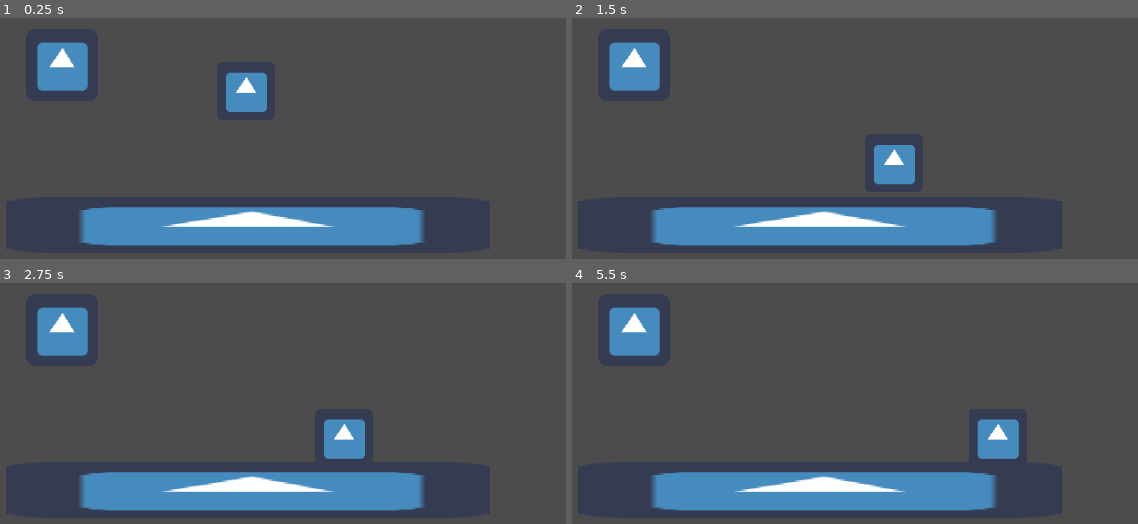
Above: before the commit, frames 1-4 (two rows, left to right).
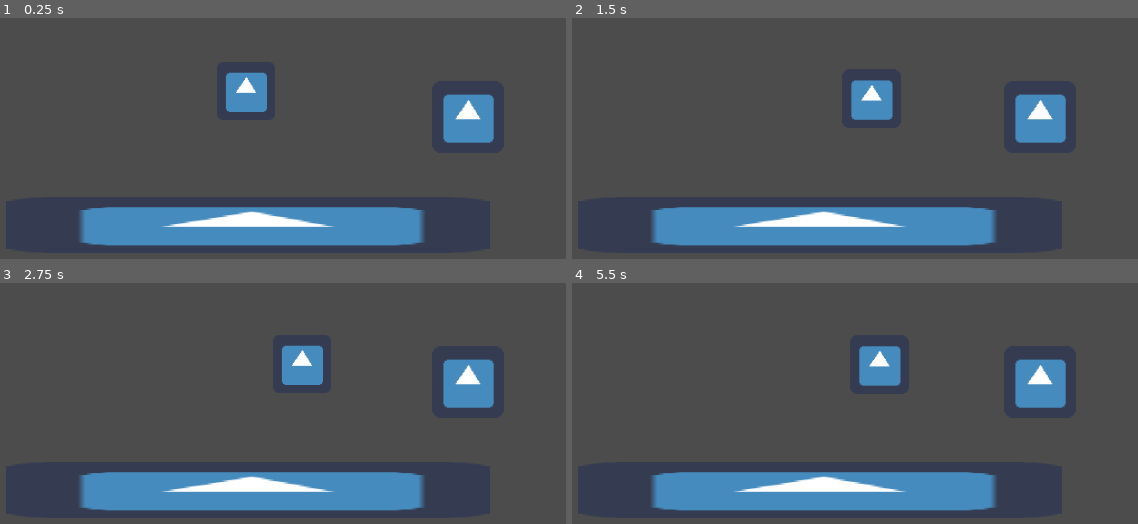
Above: after the commit, the same moments.

Repository: oncadus/magnet-platformer
Game: Godot game, scene res://levels/map01.tscn
Same seed, same stepped clock (60 frames per second), same inputs: the game is played once before the commit and once after it. The engine's default icon, where the game draws it, is replaced by a stand-in: a white triangle on a blue panel in a dark square.
Inputs:
- Up to frame 1 (0.25 s): no input
- Up to frame 2 (1.5 s): hold D (right) from 0.53 s (still down); tap J (jump) at 0.77 s
- Up to frame 3 (2.75 s): tap J (jump) at 1.52 s; release D (right) at 2.03 s; hold A (left) from 2.03 s (still down)
- Up to frame 4 (5.5 s): release A (left) at 2.78 s; hold D (right) 2.78-4.28 s; tap J (jump) at 3.02, 3.77, 4.52 s; hold A (left) 4.28-5.03 s; hold D (right) from 5.03 s (still down)

The runs differ from the first frame. In frame 1, 3.6% of the frame differs, in the area x 6-88%, y 9-52%; in frame 2, 6.0%; in frame 3, 6.0%; in frame 4, 6.1%, in the area x 6-88%, y 9-74%.

Commit message:
slight grav changes but still shit

Diff:
--- a/levels/map01.tscn
+++ b/levels/map01.tscn
@@ -26,4 +26,4 @@
 position = Vector2( 158, 72 )
 
 [node name="GravPoint" parent="." instance=ExtResource( 3 )]
-position = Vector2( 66, 79 )
+position = Vector2( 269, 105 )
--- a/player.gd
+++ b/player.gd
@@ -13,7 +13,6 @@
 var velocity = Vector2.ZERO;
 var spd = 0;
 var magnet = null;
-onready var magnetized = false;
 
 func _ready():
 	pass;
@@ -29,7 +28,7 @@
 	# just jumping tingz :zany_face:
 	velocity.y += grav * delta;
 	if magnet != null:
-		velocity = position.direction_to(magnet.position) * (spd/2);
+		velocity = position.direction_to(magnet.position);
 	if is_on_floor():
 		if inputDir == 0:
 			spd = lerp(spd, 0, frict);
